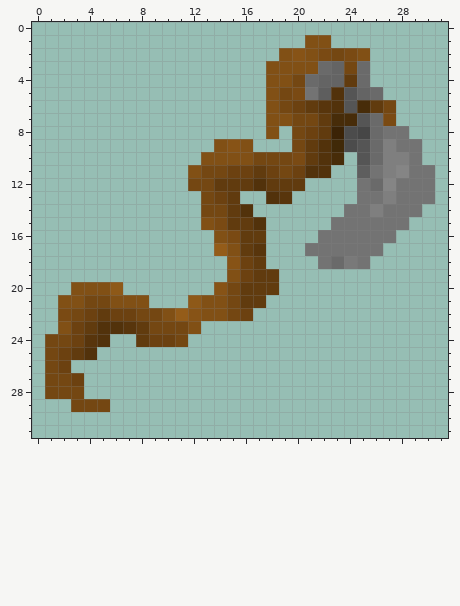
Two versions of one pixel-art sprite, Game/resources/items/tools/smooth_axe.png. The first picture shows the starting point.
The file is 32x32 pixels. Colours within 5 levels of each other are drawn and written as one.
After the commit:
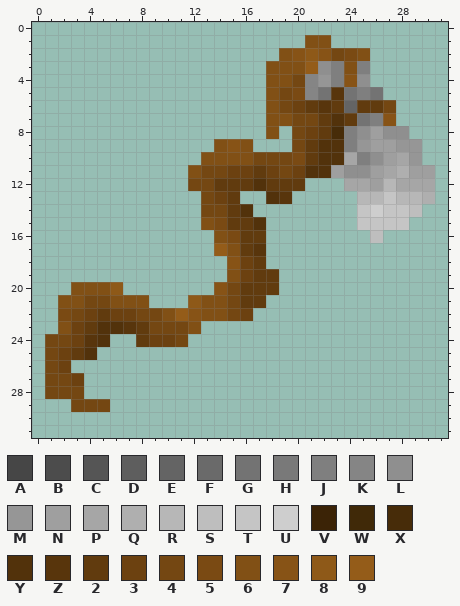
Palette (. is transparent): A #464646  B #4c4c4c  C #555555  D #5e5e5e  E #646464  F #6a6a6a  G #737373  H #797979  J #7f7f7f  K #858585  L #8f8f8f  M #969696  N #9f9f9f  P #a6a6a6  Q #afafaf  R #b7b7b7  S #bebebe  T #c5c5c5  U #cecece  V #3b2306  W #402908  X #472c09  Y #52320b  Z #58350c  2 #613b0e  3 #6c4110  4 #744712  5 #7a4a13  6 #815015  7 #875316  8 #8e5918  9 #945c19
The exact change:
y 2: x 21..22 65 -> 87
y 3: x 21..25 6FE4F -> 9LJ6J
y 4: x 21..25 FEE2F -> KMJ7L
y 5: x 21..26 GDYCEF -> KGZGJG
y 6: x 23..25 YCX -> 2E2
y 7: x 23..27 XXCF5 -> Y2GJ7
y 8: x 23..28 VBAFGG -> XJLNLL
y 9: x 23..29 WBCFJGG -> YJMNNMM
y 10: x 23..29 X.CFJJG -> YPJLNPM
y 11: x 23..30 ..DGJKGG -> NLLNPQNN
y 12: x 24..30 .GFKGGG -> PPNRPPP
y 13: x 25..30 GGJGGG -> RRTRRQ
y 14: x 24..29 GGJGGG -> .TUTTS
y 15: x 23..28 GGGGGG -> ..TTTT
y 16: x 22..27 GGGGGG -> ....S.
y 17: x 21..26 GGGGGG -> ......
y 18: x 22..25 GFHG -> ....
Pixel boxes of the changes (left, top, right, bottom) in both pictures:
changed: (305, 48, 435, 269)
